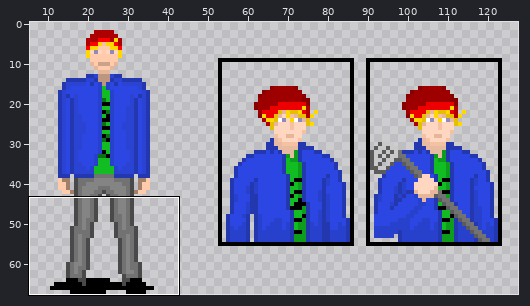
Two versions of one sprite sheet, Assets/Sprites/Characters/gummo.png. Above, an overview of the earlier version with the close-up marked.
Close-up. Earlier state:
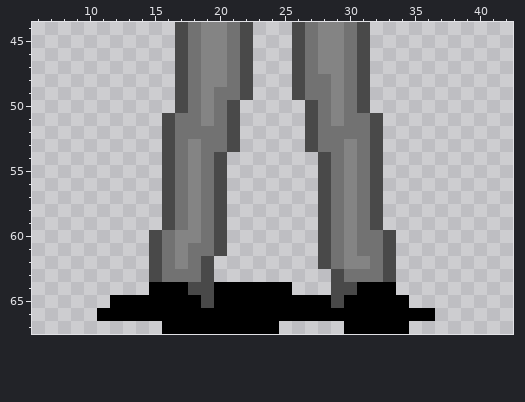
The file is 128x68 pixels. Colours within 5 levels of each other are drawn and written as one. Shown: x 6..42, y 44..67. The wide view leaves out empty margins.
After the commit:
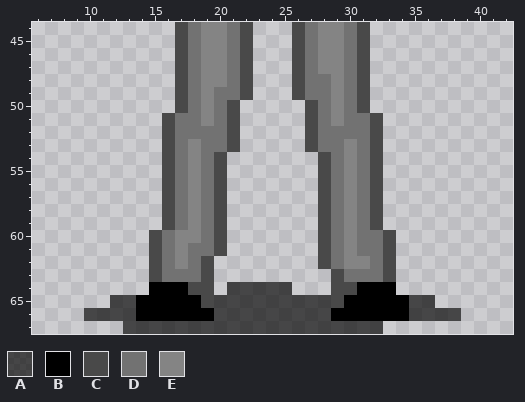
Palette (. is transparent): A #000000a8  B #000000  C #494949  D #727272  E #848484
The edit:
Colour A is added in row 65 at x 35 to 36; in row 66 at x 10 and 37 to 38; in row 67 at x 13 to 15 and 25 to 29.
Colour A replaces colour B in row 64 at x 21 to 25; in row 65 at x 12 to 13 and 20 to 28; in row 66 at x 11 to 13, 20 to 28 and 35 to 36; in row 67 at x 16 to 24 and 30 to 32.
Colour B is gone in row 64 at x 20; in row 67 at x 33 to 34.
Where, in picture pixels (left, top, right, bottom), the same in both close-ups:
changed: (84, 282, 461, 334)
